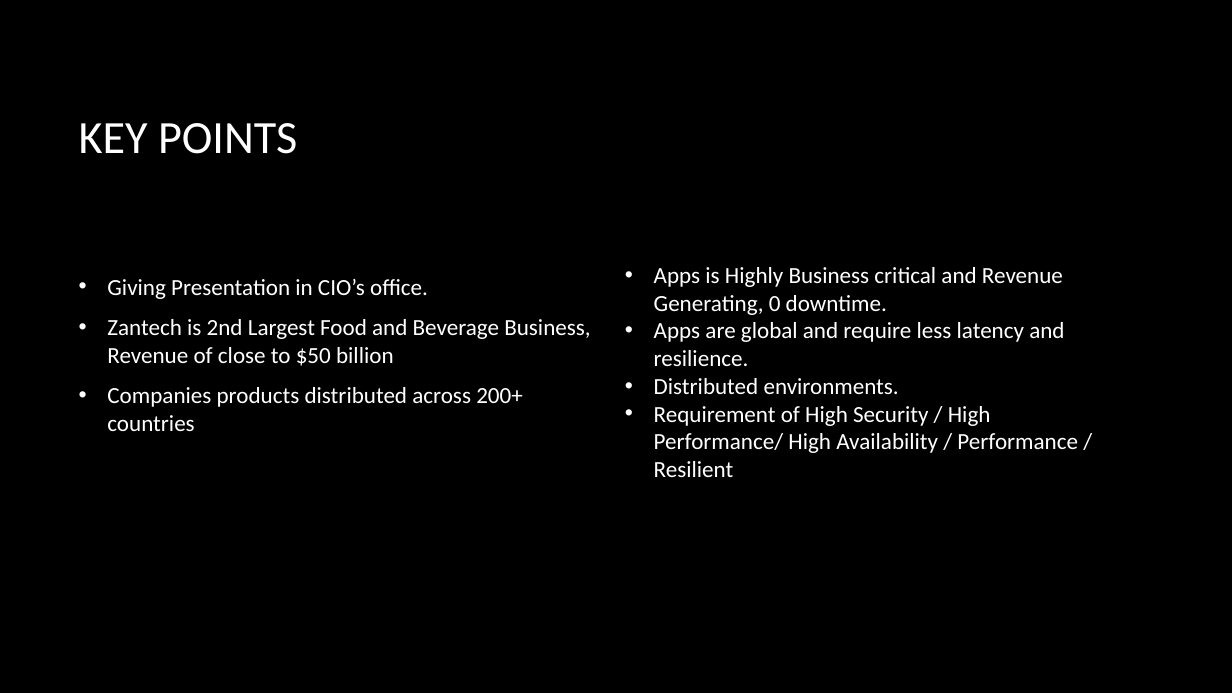
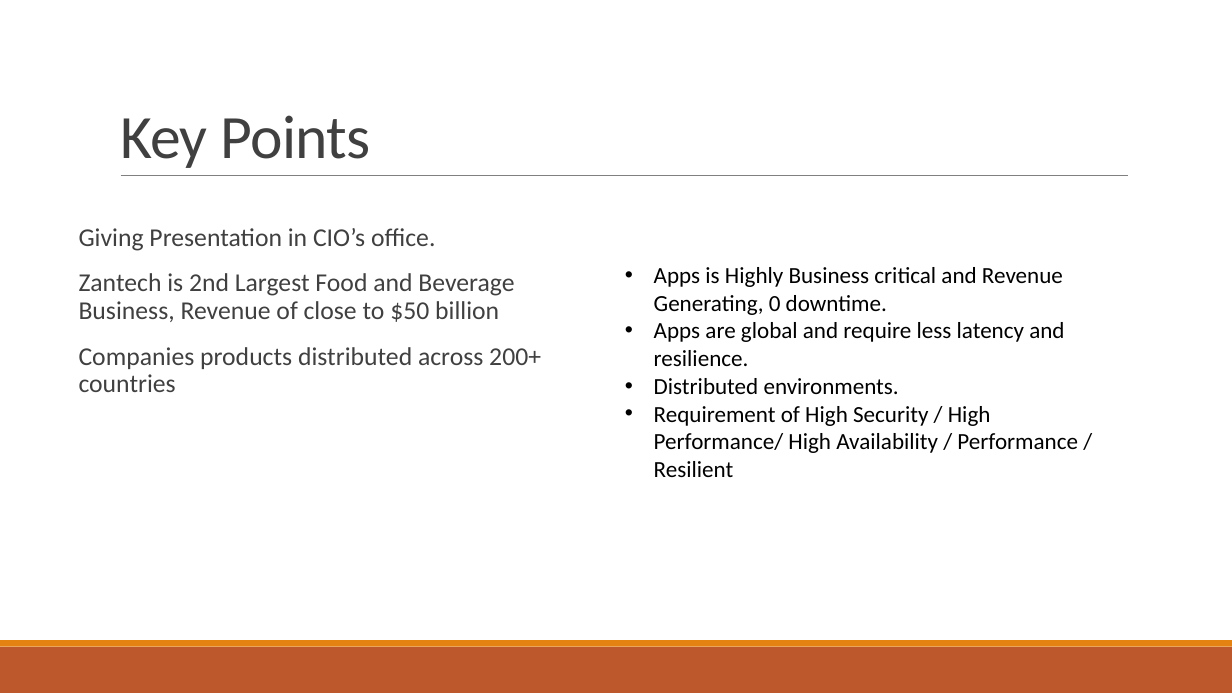
Before and after one commit to phanikishorelanka/Task1, a slide deck: slide 3 of CloudMigration/CREATING Cloud Migration Strategy.pptx. Drawn at 1232x693 pixels with LibreOffice and Linux fonts; fonts in the diff are those of the drawing; background and template pictures are left out. Boxes give left, top, right and bottom in pixels: in the first picture for what was removed or moved away, otherwise in the second. Text is boxed around its words. In the diff, an @@ line names an element or a change of style, - is before the commit and + after.

```diff
--- a/CloudMigration/CREATING Cloud Migration Strategy.pptx
+++ b/CloudMigration/CREATING Cloud Migration Strategy.pptx
@@ background picture (left out) to #FFFFFF @@
@@ title "Key Points" at [120, 115, 370, 168]: vertical alignment middle to bottom @@
@@ title at [120, 115, 370, 168]: text changed; size 36 to 48 pt; text colour #FFFFFF to #404040 @@
-KEY POINTS
+Key Points
@@ line added from (121, 176) to (1128, 176), #808080 0.5 pt @@
@@ text "Giving Presentation in CIO’s office." at [79, 228, 541, 392]: size 18 to 20 pt, text colour #FFFFFF to #404040; bullet • to  ; line spacing 1 to 0.9; more space between paragraphs; bullet colour #FFFFFF to #E48312; vertical alignment middle to top @@
@@ text "Apps is Highly Business critical ..." at [654, 267, 1078, 477]: text colour #FFFFFF to #000000 @@
@@ rectangle added at [0, 647, 1232, 693], fill #BD582C @@
@@ rectangle added at [0, 640, 1232, 647], fill #E48312 @@
```
Also in this commit, not shown: 5 other slides changed, 2 other files.
